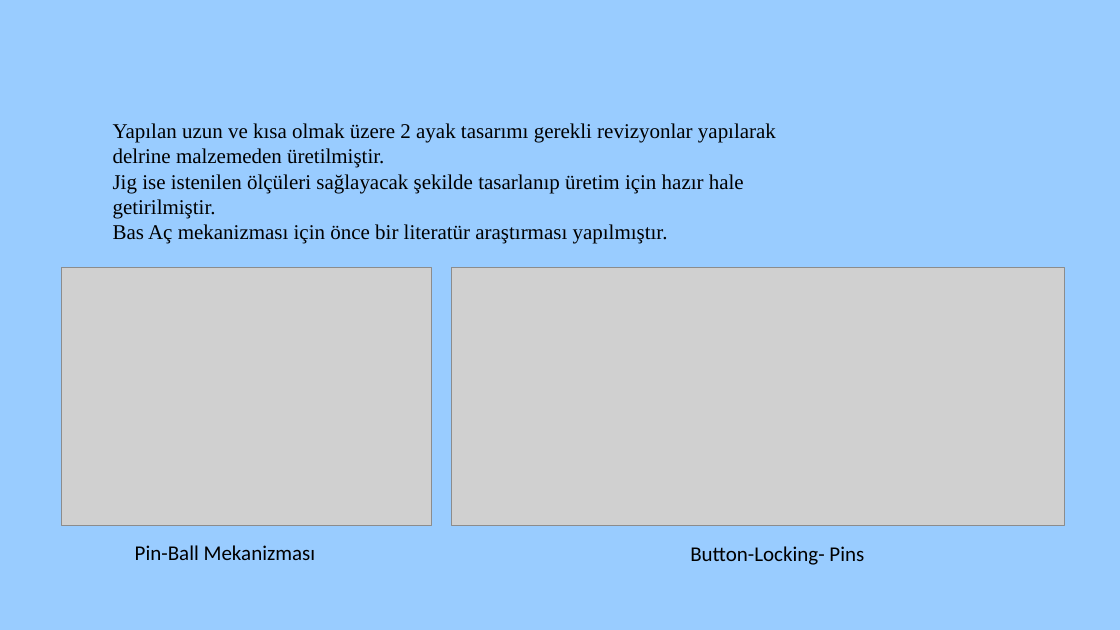
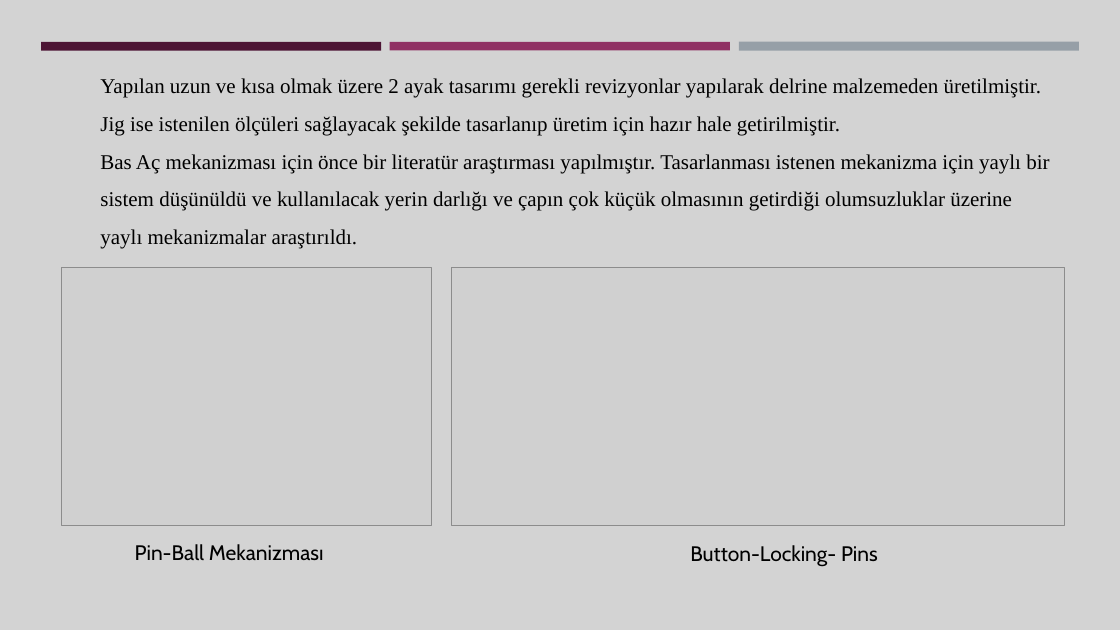
Before and after one commit to Gamze1304/black, a slide deck: slide 4 of Gamze Saçmaözü aselsan sunum.pptx (slide 3 before the commit). Drawn at 1120x630 pixels with LibreOffice and Linux fonts; fonts in the diff are those of the drawing; grey boxes stand for pictures. Boxes give left, top, right and bottom in pixels: in the first picture for what was removed or moved away, otherwise in the second. Text is boxed around its words. In the diff, an @@ line names an element or a change of style, - is before the commit and + after.

```diff
--- a/Gamze Saçmaözü aselsan sunum.pptx
+++ b/Gamze Saçmaözü aselsan sunum.pptx
@@ background #99CCFF to #D3D3D3 @@
@@ rectangle added at (x1=41, y1=42, x2=381, y2=50), fill #4D1434 @@
@@ text "Yapılan uzun ve kısa olmak ..." moved from (x1=113, y1=123, x2=776, y2=244) to (x1=100, y1=78, x2=1049, y2=249) @@
@@ rectangle added at (x1=390, y1=42, x2=730, y2=50), fill #903163 @@
@@ rectangle added at (x1=739, y1=42, x2=1079, y2=51), fill #969FA7 @@
@@ text at (x1=100, y1=78, x2=1041, y2=136): line spacing 1 to 1.5 @@
@@ text at (x1=100, y1=154, x2=1049, y2=249): text changed @@
-Bas Aç mekanizması için önce bir literatür araştırması yapılmıştır.
+Bas Aç mekanizması için önce bir literatür araştırması yapılmıştır. Tasarlanması istenen mekanizma için yaylı bir sistem düşünüldü ve kullanılacak yerin darlığı ve çapın çok küçük olmasının getirdiği olumsuzluklar üzerine yaylı mekanizmalar araştırıldı.
@@ text "Pin-Ball Mekanizması" at (x1=135, y1=544, x2=324, y2=560): font Calibri to Cabin @@
@@ text "Button-Locking- Pins" at (x1=690, y1=545, x2=878, y2=567): font Calibri to Cabin @@
```
Also in this commit, not shown: 6 other slides changed, 17 slides added, 1 slide removed.
